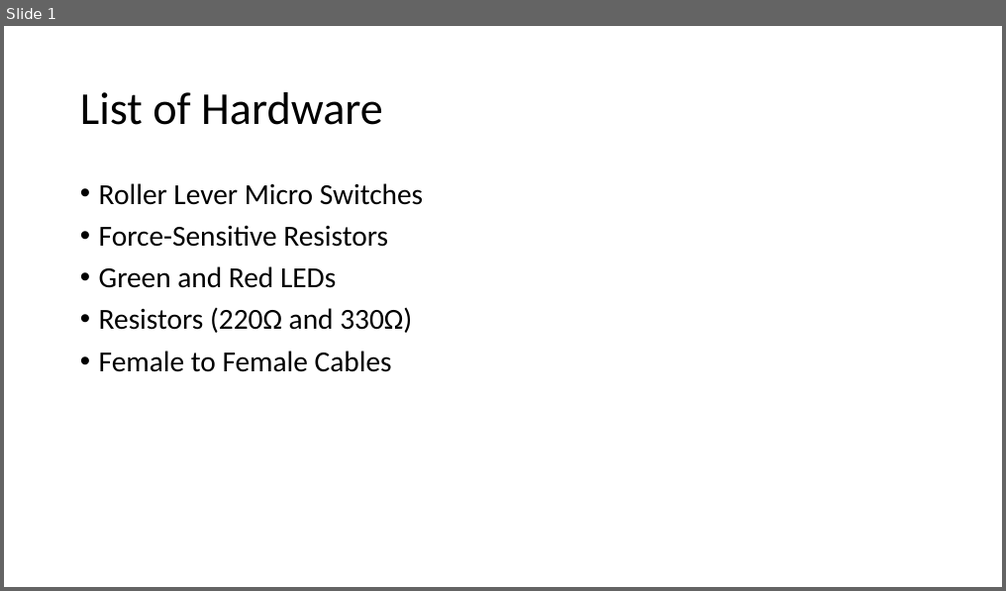
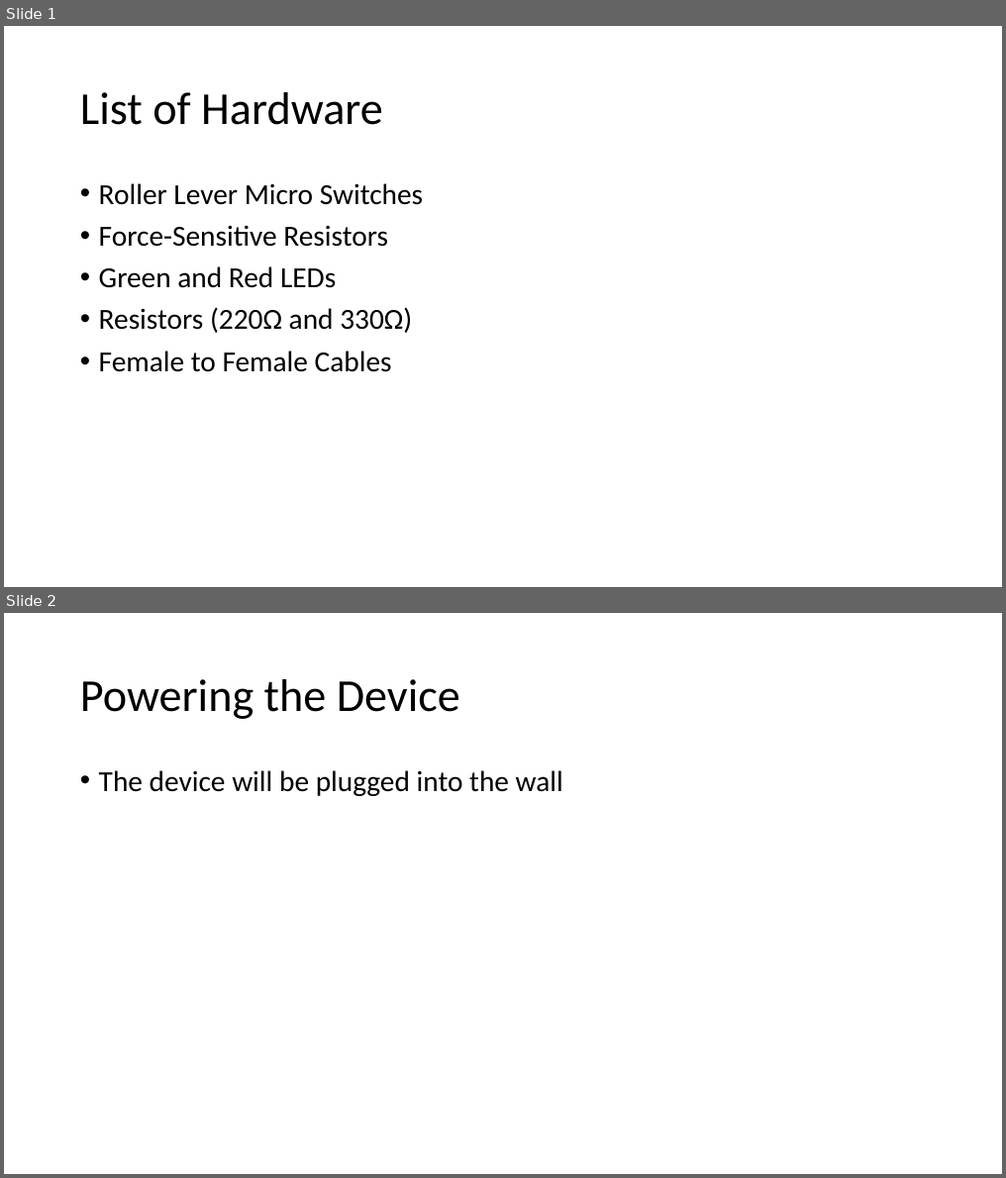
Before and after one commit to cianashby1337/IOT_CA1_Documentation, a slide deck: List of Hardware.pptx. Shown one above the other, each under a label of ours: slide 1 before the commit, slides 1 and 2 after it. The pictures are 1006x591 and 1006x1178 pixels, drawn with LibreOffice and Linux fonts; fonts in the diff are those of the drawing. Boxes give left, top, right and bottom in pixels: in the first picture for what was removed or moved away, otherwise in the second. Text is boxed around its words. In the diff, an @@ line names an element or a change of style, - is before the commit and + after.

Commit message:
Add Power slide

```diff
--- a/List of Hardware.pptx
+++ b/List of Hardware.pptx
@@ slide 2 added at [4,613,1002,1174], background #FFFFFF @@
@@ title added at [80,679,460,719], 44 pt, text #000000 @@
+Powering the Device
@@ text added at [99,770,563,796], 28 pt, text #000000 @@
+• The device will be plugged into the wall
```
